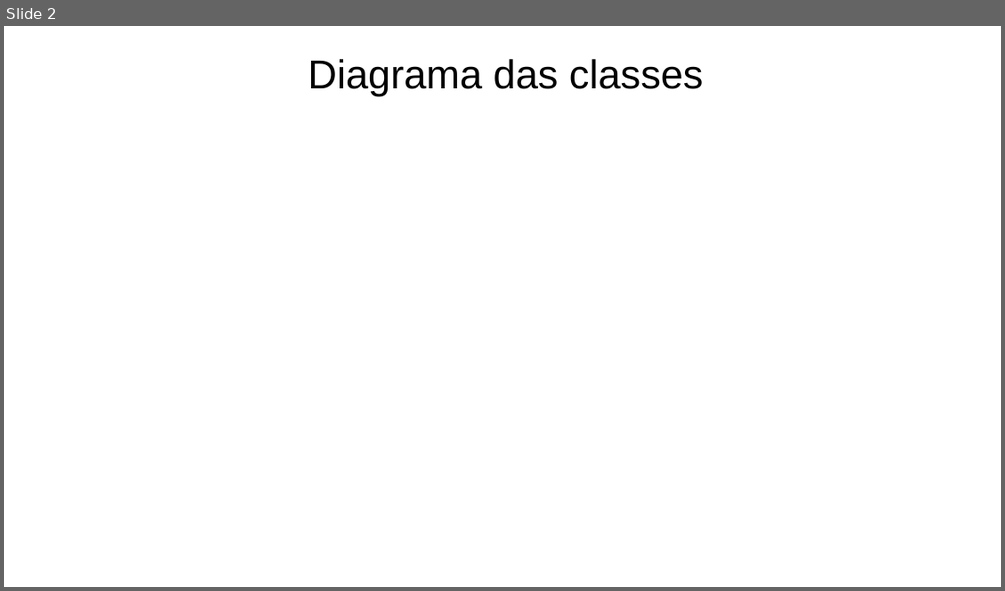
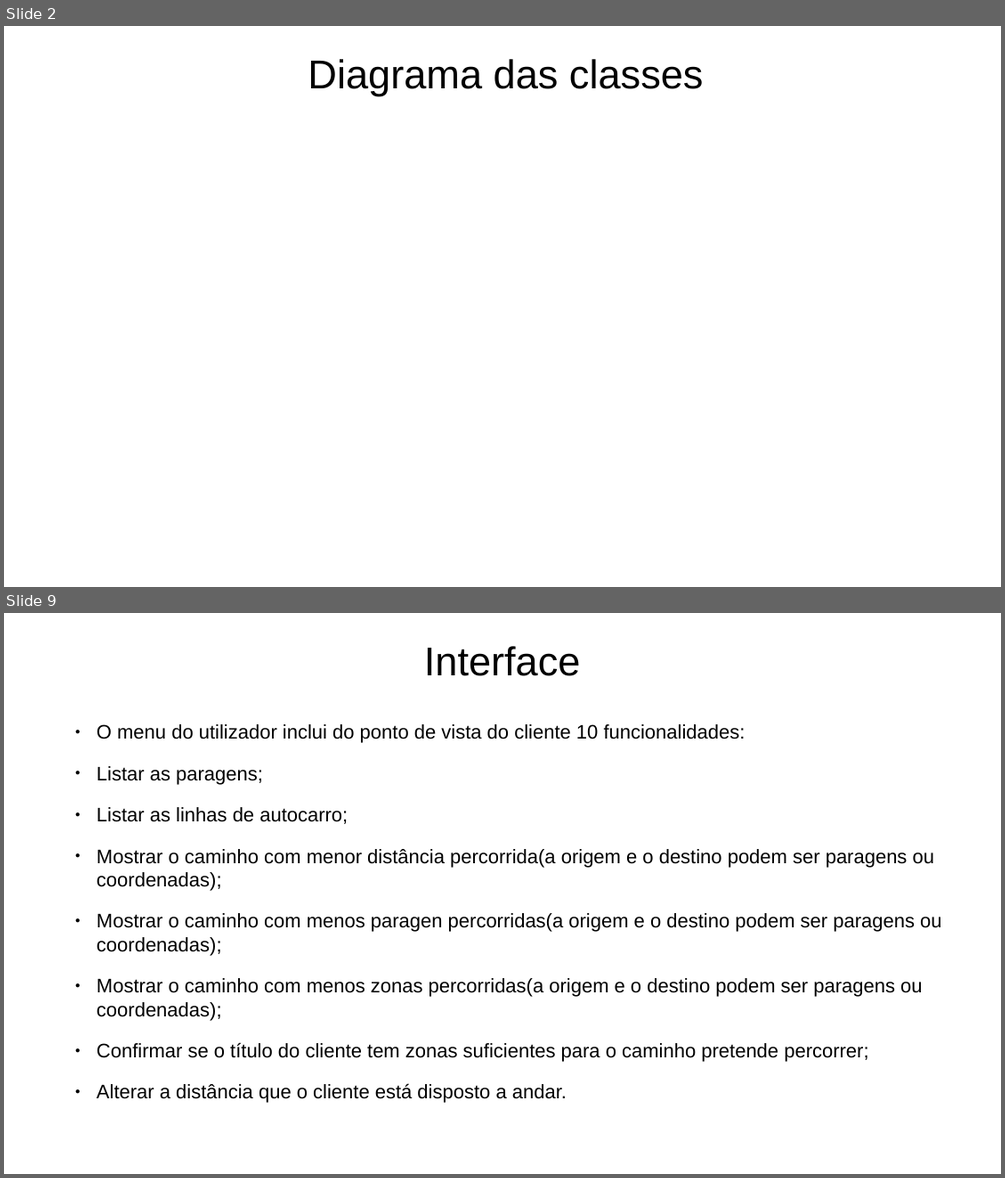
Before and after one commit to Naapperas/feup-aed-proj2, a slide deck: Apresentação.pptx. Shown one above the other, each under a label of ours: slide 2 before the commit, slides 2 and 9 after it; the slides between them are not shown. The pictures are 1005x591 and 1005x1178 pixels, drawn with LibreOffice and Linux fonts; fonts in the diff are those of the drawing. Boxes give left, top, right and bottom in pixels: in the first picture for what was removed or moved away, otherwise in the second. Text is boxed around its words. In the diff, an @@ line names an element or a change of style, - is before the commit and + after.

```diff
--- a/Apresentação.pptx
+++ b/Apresentação.pptx
@@ slide 9 added at bbox=[4, 613, 1001, 1174], background #FFFFFF @@
@@ text added at bbox=[424, 646, 581, 676], 32 pt, text #000000 @@
+Interface
@@ text added at bbox=[97, 724, 941, 1103], 15.6 pt, text #000000 @@
+  ● O menu do utilizador inclui do ponto de vista do cliente 10 funcionalidades:
+  ● Listar as paragens;
+  ● Listar as linhas de autocarro;
+  ● Mostrar o caminho com menor distância percorrida(a origem e o destino podem ser paragens ou coordenadas);
+  ● Mostrar o caminho com menos paragen percorridas(a origem e o destino podem ser paragens ou coordenadas);
+  ● Mostrar o caminho com menos zonas percorridas(a origem e o destino podem ser paragens ou coordenadas);
+  ● Confirmar se o título do cliente tem zonas suficientes para o caminho pretende percorrer;
+  ● Alterar a distância que o cliente está disposto a andar.
```
Also in this commit, not shown: 5 slides changed, 4 other slides added, 2 slides removed.
